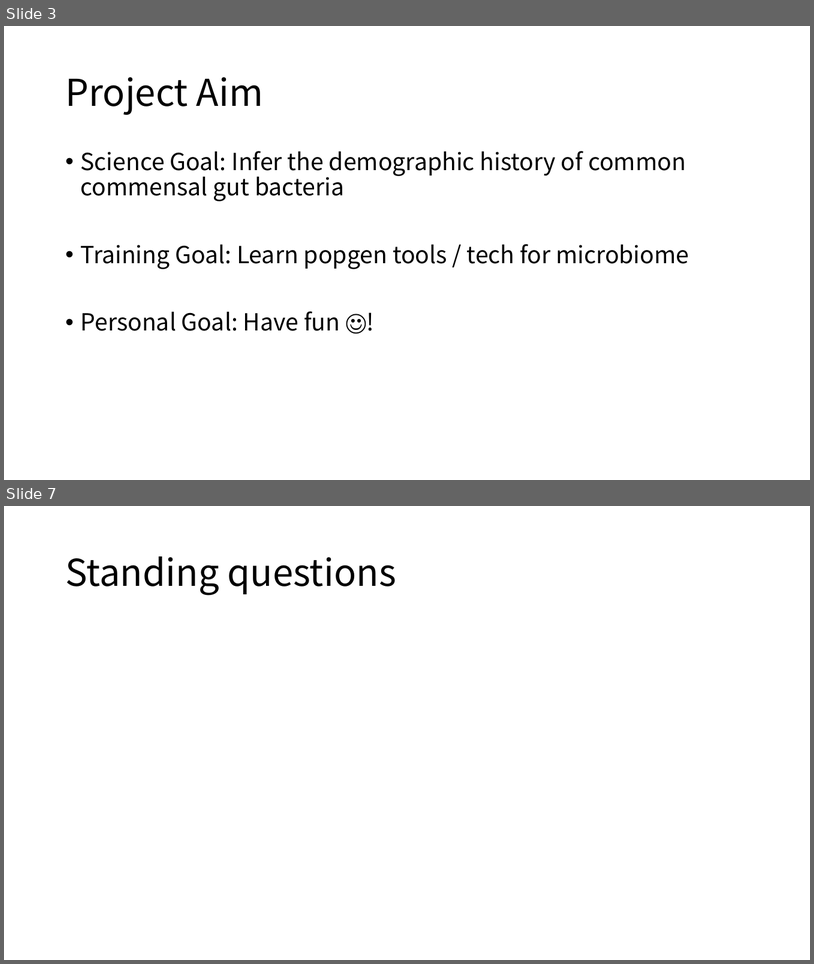
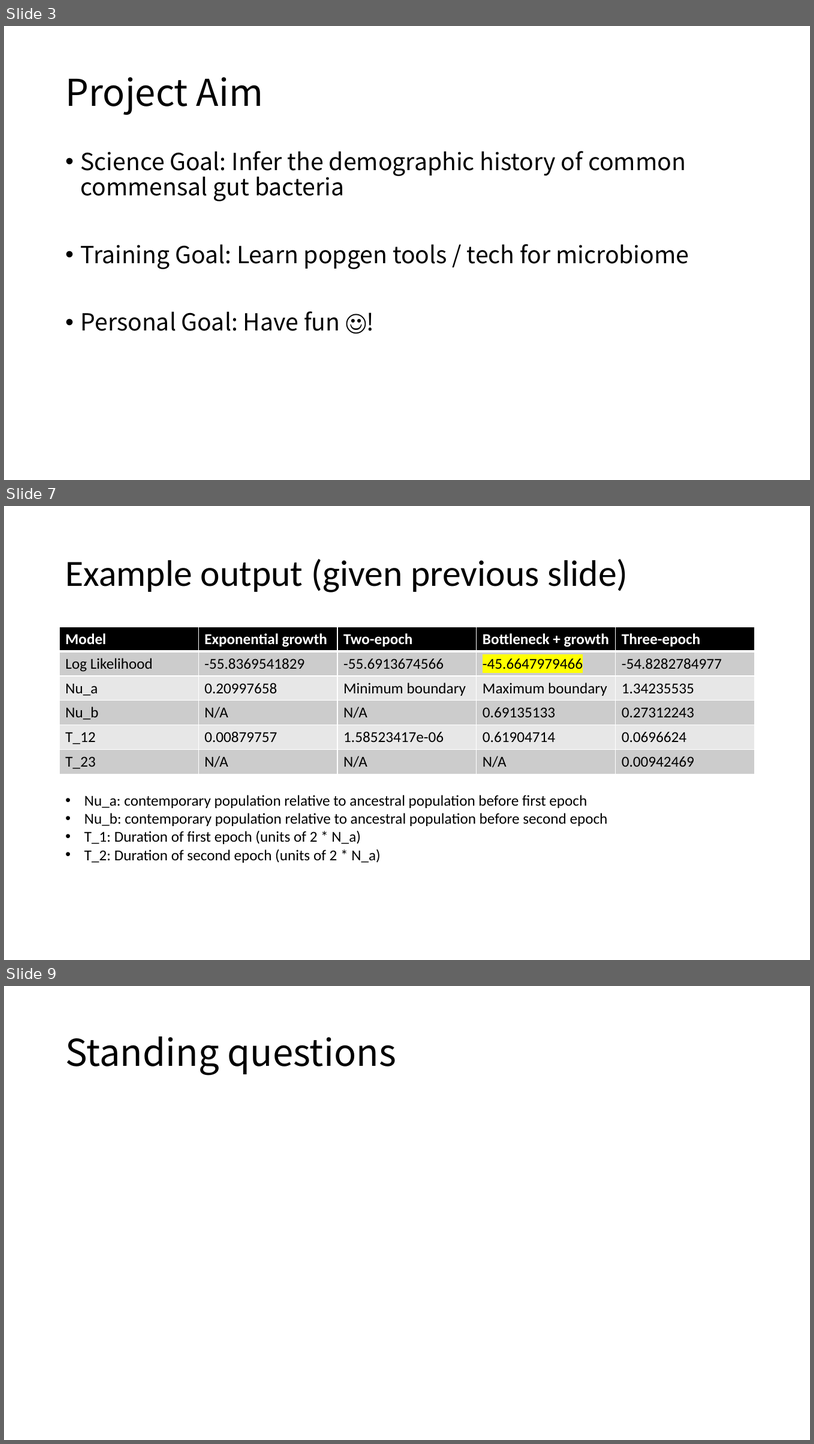
Before and after one commit to jon-mah/demo_for_ccgb, a slide deck: 20210104_demo_for_ccgb_rotation_update.pptx. Shown one above the other, each under a label of ours: slides 3 and 7 before the commit, slides 3, 7 and 9 after it; the slides between them are not shown. The pictures are 814x964 and 814x1444 pixels, drawn with LibreOffice and Linux fonts; fonts in the diff are those of the drawing. Boxes give left, top, right and bottom in pixels: in the first picture for what was removed or moved away, otherwise in the second. Text is boxed around its words. In the diff, an @@ line names an element or a change of style, - is before the commit and + after.

```diff
--- a/20210104_demo_for_ccgb_rotation_update.pptx
+++ b/20210104_demo_for_ccgb_rotation_update.pptx
@@ slide 7 added at (4, 506, 810, 960), background #FFFFFF @@
@@ title added at (65, 559, 629, 592), 44 pt, text #000000 @@
+Example output (given previous slide)
@@ table added at (60, 627, 755, 774), 6 rows, 5 columns @@
+Model | Exponential growth | Two-epoch | Bottleneck + growth | Three-epoch
+Log Likelihood | -55.8369541829 | -55.6913674566 | -45.6647979466 | -54.8282784977
+Nu_a | 0.20997658 | Minimum boundary | Maximum boundary | 1.34235535
+Nu_b | N/A | N/A | 0.69135133 | 0.27312243
+T_12 | 0.00879757 | 1.58523417e-06 | 0.61904714 | 0.0696624
+T_23 | N/A | N/A | N/A | 0.00942469
@@ text added at (84, 795, 608, 862), 18 pt, text #000000 @@
+• Nu_a: contemporary population relative to ancestral population before first epoch
+• Nu_b: contemporary population relative to ancestral population before second epoch
+• T_1: Duration of first epoch (units of 2 * N_a)
+• T_2: Duration of second epoch (units of 2 * N_a)
@@ what was slide 7 is now slide 9 @@
```
Also in this commit, not shown: 3 slides changed, 2 other slides added, 1 slide removed, 1 other file.
